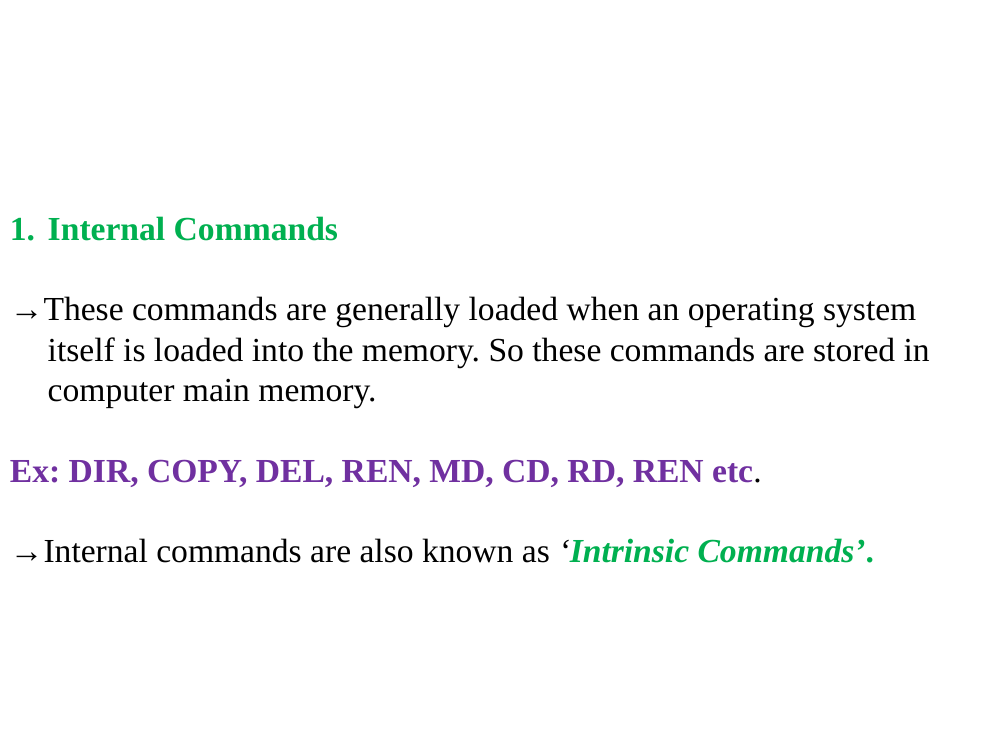
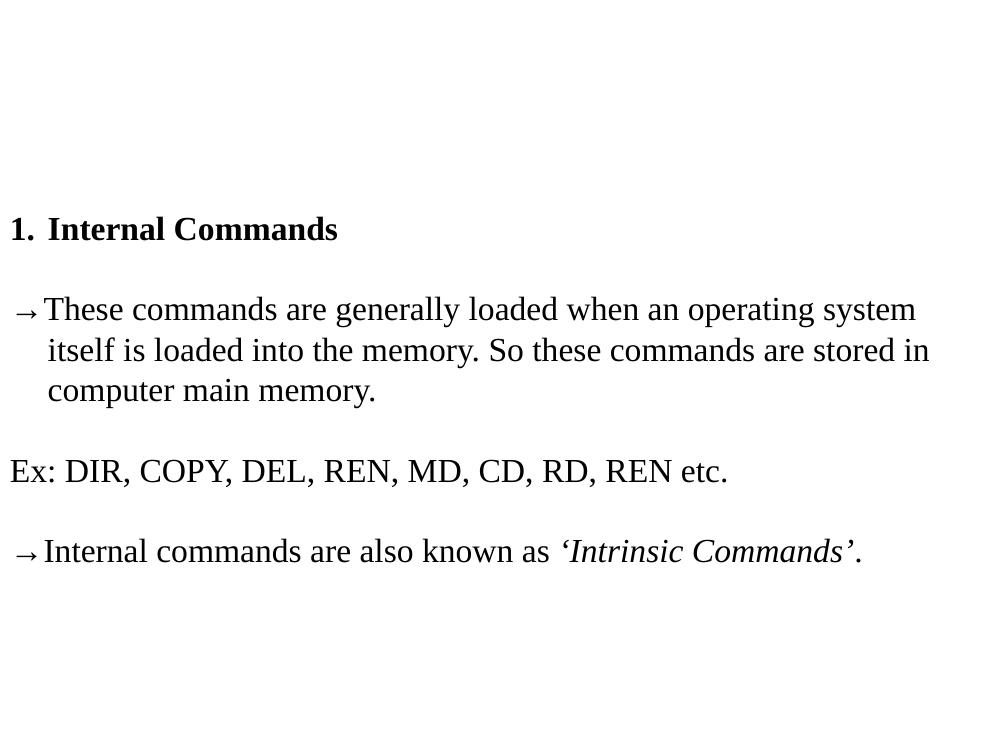
Before and after one commit to 23315a1204Narsimha/NarsimhasreenidhiIT-A, a slide deck: slide 3 of week 5- MS DOS.ppt. Drawn at 1008x756 pixels with LibreOffice and Linux fonts; fonts in the diff are those of the drawing. Boxes give left, top, right and bottom in pixels: in the first picture for what was removed or moved away, otherwise in the second. Text is boxed around its words. In the diff, an @@ line names an element or a change of style, - is before the commit and + after.

```diff
--- a/week 5- MS DOS.ppt
+++ b/week 5- MS DOS.ppt
@@ text at [10, 216, 863, 563]: text colour #00B050 to #000000 in "Internal Commands", "‘Intrinsic Commands’."; text colour #7030A0 to #000000 in "Ex: DIR, COPY, DEL, REN, MD, CD, ..."; bold off in "Ex: DIR, COPY, DEL, REN, MD, CD, ...", "‘Intrinsic Commands’."; bullet colour #00B050 to #000000 @@
```
Also in this commit, not shown: 4 other slides changed, 1 other file.
